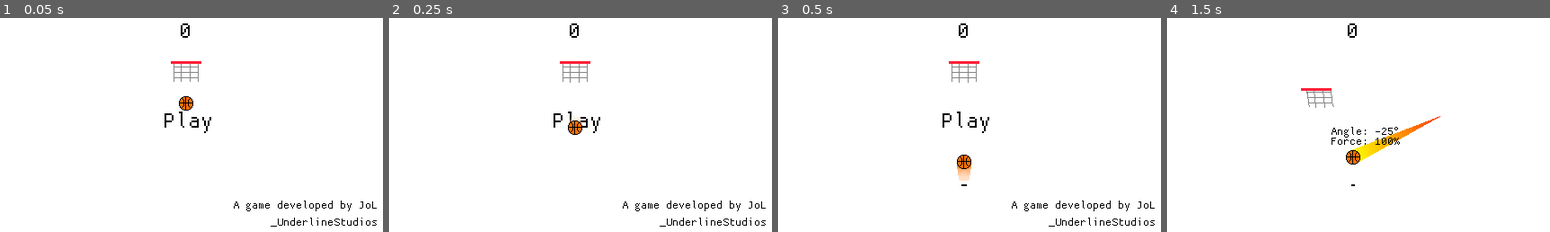
Above: before the commit, frames 1-4 (left to right).
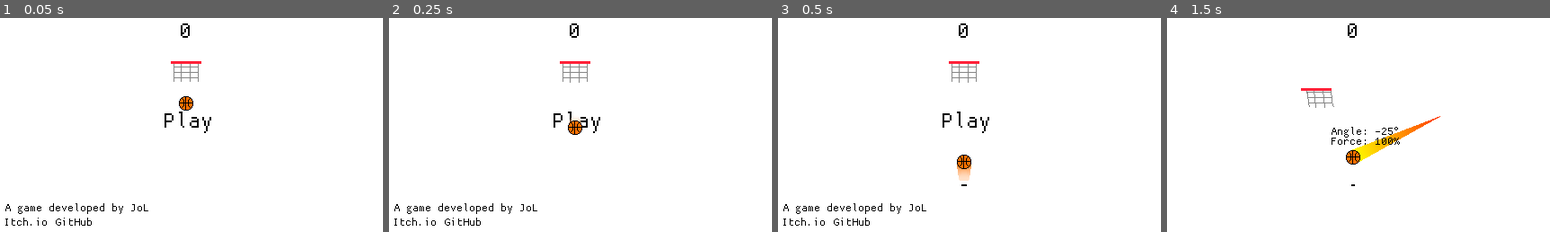
Above: after the commit, the same moments.

Repository: jol-tm/basketball
Game: Godot game, scene res://scenes/game.tscn
The game is run twice, just before and just after one commit, with the same random seed, the same clock (stepped at 60 frames per second) and the same inputs.
Inputs (mouse positions are in pixels of both pictures, inside the frame that each line leads up to):
- Up to frame 1 (0.05 s): no input
- Up to frame 2 (0.25 s): no input
- Up to frame 3 (0.5 s): no input
- Up to frame 4 (1.5 s): click "Play" at 0.5 s; move the mouse to (1442, 114) at 1.27 s; press the mouse at (1442, 114) at 1.28 s

The runs differ from the first frame. In frame 1, 1.0% of the frame differs, in the area x 1-99%, y 85-98%; in frame 2, 1.0%; in frame 3, 1.0%; in frame 4, nothing differs.

Commit message:
Add files via upload

Diff:
--- a/project.godot
+++ b/project.godot
@@ -10,7 +10,7 @@
 
 [application]
 
-config/name="basketball"
+config/name="Dunk It!"
 run/main_scene="res://scenes/game.tscn"
 config/features=PackedStringArray("4.3", "GL Compatibility")
 config/icon="res://icon.png"
@@ -39,4 +39,5 @@
 
 renderer/rendering_method="gl_compatibility"
 renderer/rendering_method.mobile="gl_compatibility"
+textures/vram_compression/import_etc2_astc=true
 environment/defaults/default_clear_color=Color(1, 1, 1, 1)
--- a/scenes/game.tscn
+++ b/scenes/game.tscn
@@ -57,7 +57,7 @@
 [node name="Score" type="Label" parent="."]
 texture_filter = 1
 offset_left = 199.0
-offset_right = 227.0
+offset_right = 213.0
 offset_bottom = 32.0
 theme_override_colors/font_color = Color(0, 0, 0, 1)
 theme_override_fonts/font = ExtResource("3_bny33")
@@ -66,17 +66,46 @@
 
 [node name="Credits" type="Label" parent="."]
 texture_filter = 1
-offset_left = 252.0
-offset_top = 201.0
-offset_right = 420.0
-offset_bottom = 236.0
+offset_left = 5.0
+offset_top = 204.0
+offset_right = 166.0
+offset_bottom = 220.0
 theme_override_colors/font_color = Color(0, 0, 0, 1)
 theme_override_fonts/font = ExtResource("3_bny33")
 theme_override_font_sizes/font_size = 16
-text = "A game developed by JoL _UnderlineStudios"
-horizontal_alignment = 2
-vertical_alignment = 1
-autowrap_mode = 2
+text = "A game developed by JoL"
+
+[node name="ItchIo" type="LinkButton" parent="Credits"]
+texture_filter = 1
+layout_mode = 0
+offset_left = -1.0
+offset_top = 16.0
+offset_right = 48.0
+offset_bottom = 32.0
+theme_override_colors/font_color = Color(0, 0, 0, 1)
+theme_override_colors/font_pressed_color = Color(1, 0.439216, 0, 1)
+theme_override_colors/font_hover_color = Color(1, 0.439216, 0, 1)
+theme_override_fonts/font = ExtResource("3_bny33")
+theme_override_font_sizes/font_size = 16
+text = "Itch.io"
+underline = 1
+uri = "https://jol-tm.itch.io/"
+
+[node name="GitHub" type="LinkButton" parent="Credits"]
+texture_filter = 1
+layout_mode = 0
+offset_left = 56.0
+offset_top = 16.0
+offset_right = 98.0
+offset_bottom = 32.0
+theme_override_colors/font_color = Color(0, 0, 0, 1)
+theme_override_colors/font_pressed_color = Color(1, 0.439216, 0, 1)
+theme_override_colors/font_hover_color = Color(1, 0.439216, 0, 1)
+theme_override_fonts/font = ExtResource("3_bny33")
+theme_override_font_sizes/font_size = 16
+text = "GitHub"
+underline = 1
+uri = "https://github.com/jol-tm/"
 
 [node name="PlayBtn" type="Button" parent="."]
 texture_filter = 1
--- a/scripts/basket.gd
+++ b/scripts/basket.gd
@@ -4,7 +4,7 @@
 var score : int = 0
 
 func _ready() -> void:
-	vw = get_viewport().size
+	vw = get_viewport().get_visible_rect().size
 
 func change_position() -> void:
 	var tween : Tween = create_tween().set_trans(Tween.TRANS_CUBIC)
Not shown, added: export_presets.cfg
Not shown, added: dunkit.keystore
